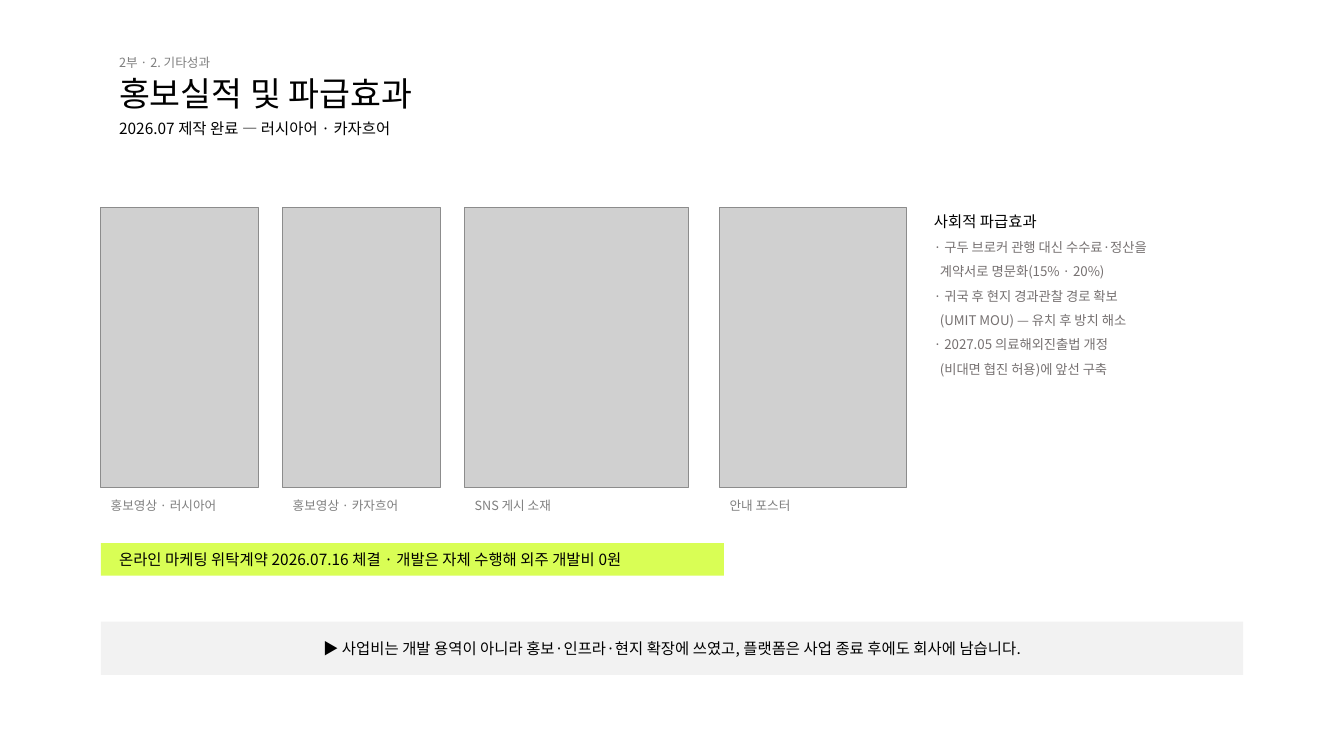
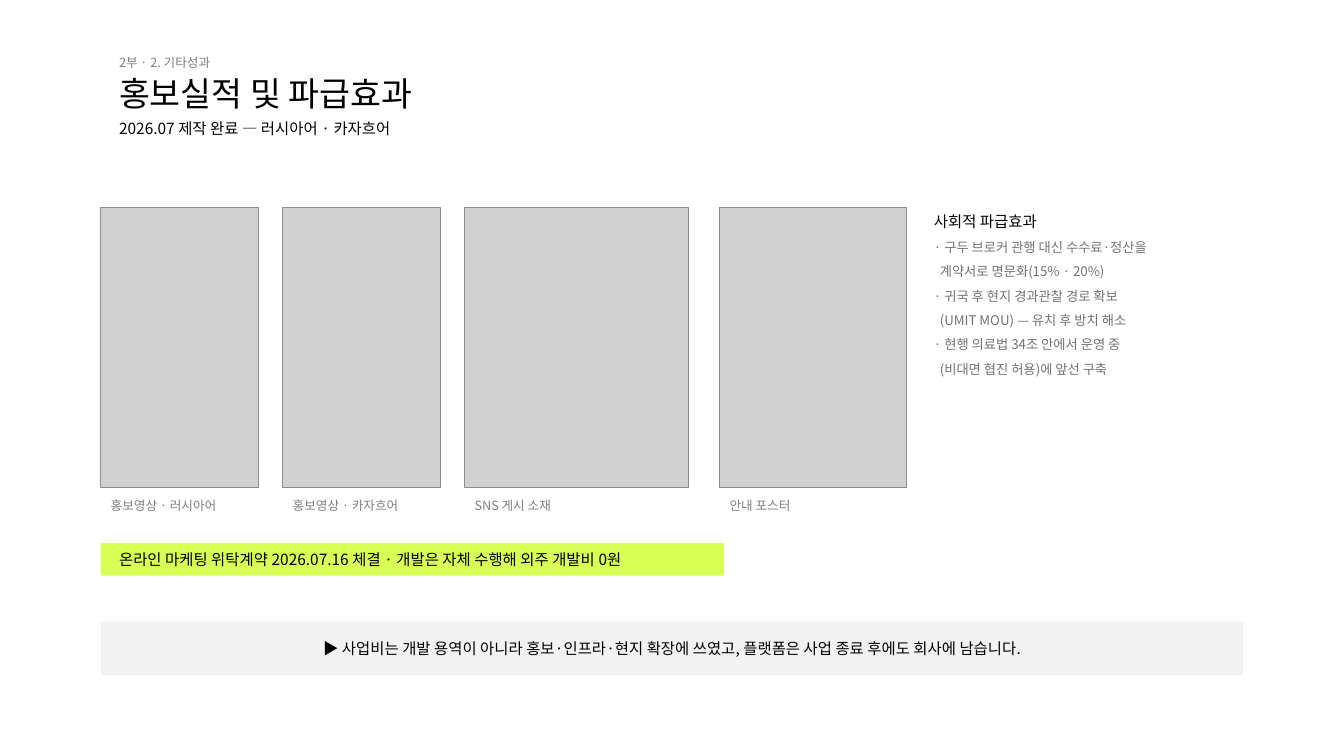
Before and after one commit to bonroi2296-tech/HEALO_KHIDI, a slide deck: slide 15 of docs/presentations/KHIDI_중간보고_20260827.pptx. Drawn at 1344x756 pixels with LibreOffice and Linux fonts; fonts in the diff are those of the drawing; grey boxes stand for pictures. Boxes give left, top, right and bottom in pixels: in the first picture for what was removed or moved away, otherwise in the second. Text is boxed around its words. In the diff, an @@ line names an element or a change of style, - is before the commit and + after.

```diff
--- a/docs/presentations/KHIDI_중간보고_20260827.pptx
+++ b/docs/presentations/KHIDI_중간보고_20260827.pptx
@@ text at <box>944,338,1120,350</box>: text changed @@
-· 2027.05 의료해외진출법 개정
+· 현행 의료법 34조 안에서 운영 중
```
Also in this commit, not shown: 2 other slides changed, 4 other files.
